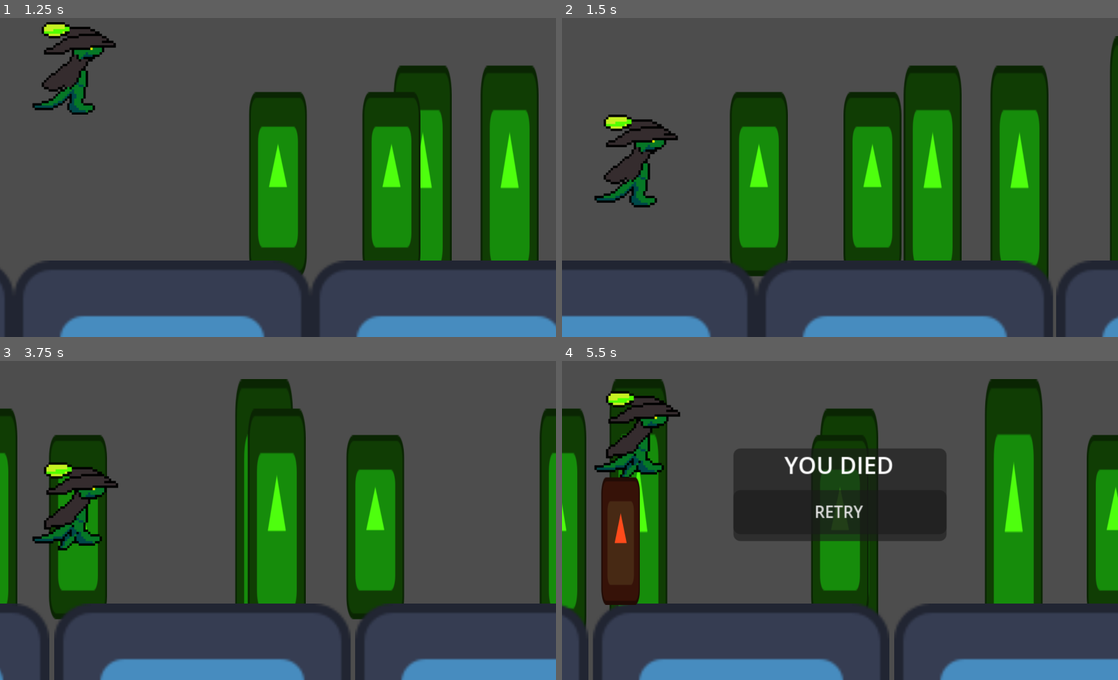
Above: before the commit, frames 1-4 (two rows, left to right).
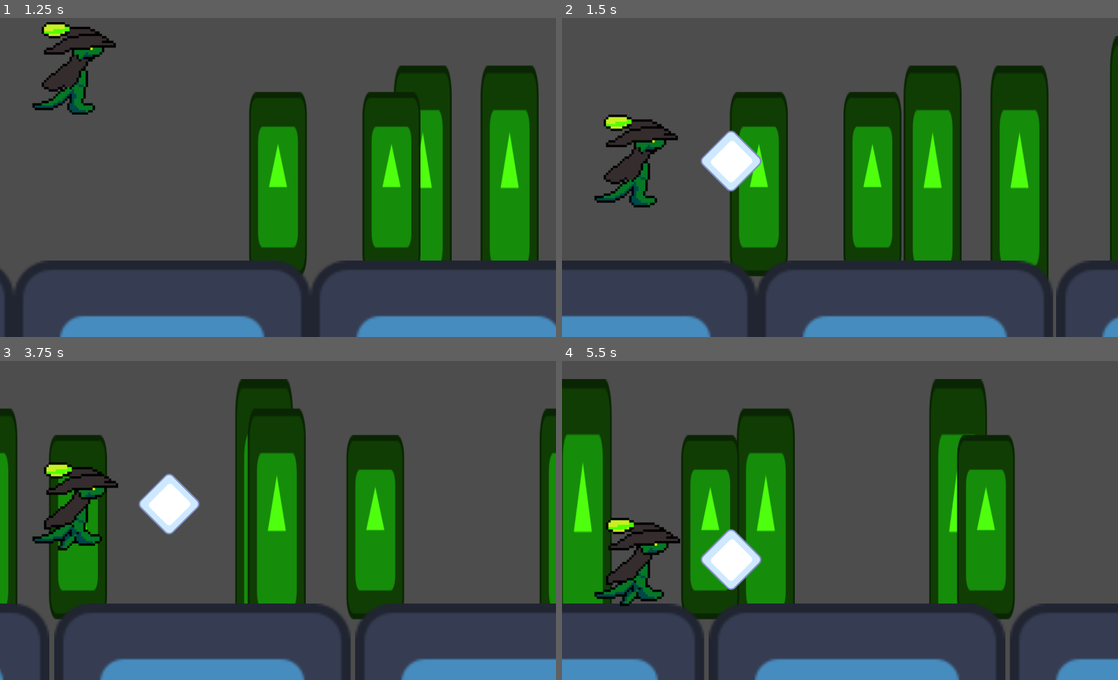
Above: after the commit, the same moments.

Repository: irmozius/UnhingedGekko
Game: Godot game, scene res://game_data/worlds/game_world.tscn
Two runs of this game, one before a commit and one after it. Both use one fixed random seed, a clock stepped at 60 frames per second and the inputs below. The engine's default icon, where the game draws it, is replaced by a stand-in: a white triangle on a blue panel in a dark square.
Inputs:
- Up to frame 1 (1.25 s): tap Space (slash) at 0.6 s; tap Up (jump) at 0.77 s
- Up to frame 2 (1.5 s): tap Space (slash) at 1.35 s
- Up to frame 3 (3.75 s): tap Up (jump) at 1.52, 3.02 s; tap Space (slash) at 2.1, 2.85, 3.6 s
- Up to frame 4 (5.5 s): tap Up (jump) at 3.77, 4.52 s; tap Space (slash) at 4.35, 5.1 s

Frame 1 is identical in both runs. In frame 2, 1.2% of the frame differs, in the area x 24-36%, y 35-55%; in frame 3, 1.2%; in frame 4, 58%, in the area x 0-100%, y 5-100%.

Commit message:
Slash improvements
- reduced hitbox to make it feel more "fair"
- added slash when in air
- added changeable cooldown to slash.

Diff:
--- a/game_data/entities/characters/gekko.gd
+++ b/game_data/entities/characters/gekko.gd
@@ -29,6 +29,14 @@
 
 ## Used to enable/disable floor checking during jump.
 var checking_floor : bool = false
+
+## Slash controls
+@export_group("Slash Settings")
+@export var slash_cooldown_timer : float = 0.7
+@export var slash_duration:float = 0.5
+var slash_on_cooldown: bool = false #This disallows slash on cd
+
+
 
 #region Basic overrides
 
@@ -83,12 +91,23 @@
 ## Initiate slash attack, enabling slash collision briefly
 ## then switching it back off. Also show hit marker.
 func slash():
-	hurtbox_shape.disabled = false
-	hit_marker.show()
-	get_tree().create_timer(0.5).timeout.connect(func():
-		hurtbox_shape.disabled = true
-		hit_marker.hide(),
-		CONNECT_ONE_SHOT)
+
+	if not slash_on_cooldown:
+		print("Player is Slasing")
+		hurtbox_shape.disabled = false
+		hit_marker.show()
+		get_tree().create_timer(slash_duration).timeout.connect(func():
+			hurtbox_shape.disabled = true
+			hit_marker.hide(),
+			CONNECT_ONE_SHOT)
+
+		#cd stuff
+		slash_on_cooldown = true
+		get_tree().create_timer(slash_cooldown_timer).timeout.connect(func():
+			slash_on_cooldown =false
+			)
+	else:
+		print("Slash on cooldown")
 
 ## When hitbox receives a hit, die. Pass through the hurtbox in case we need its data later.
 func _on_hitbox_received_hit(_hurtbox : Hurtbox) -> void:
@@ -149,6 +168,9 @@
 	## Apply gravity and continue moving the ground
 	velocity.y += 900 * delta
 	scroll_ground(delta)
+	##allow slashing mid air
+	if slash_requested:
+		slash()
 	if checking_floor:
 		if is_on_floor():
 			## Leave InAir once on floor
--- a/game_data/entities/characters/gekko.tscn
+++ b/game_data/entities/characters/gekko.tscn
@@ -28,11 +28,12 @@
 [sub_resource type="RectangleShape2D" id="RectangleShape2D_p6orh"]
 size = Vector2(40, 40)
 
-[sub_resource type="RectangleShape2D" id="RectangleShape2D_wtvjg"]
-size = Vector2(40, 40)
+[sub_resource type="CapsuleShape2D" id="CapsuleShape2D_ranni"]
+radius = 5.0
+height = 32.0
 
 [sub_resource type="CircleShape2D" id="CircleShape2D_f3bsu"]
-radius = 14.035668
+radius = 19.0
 
 [node name="Gekko" type="CharacterBody2D" unique_id=1490024415]
 collision_layer = 2
@@ -54,7 +55,8 @@
 collision_mask = 16
 
 [node name="CollisionShape2D" type="CollisionShape2D" parent="Hitbox" unique_id=430464124]
-shape = SubResource("RectangleShape2D_wtvjg")
+position = Vector2(-1, 1)
+shape = SubResource("CapsuleShape2D_ranni")
 
 [node name="Hurtbox" parent="." unique_id=888921601 instance=ExtResource("4_ely7x")]
 position = Vector2(40, 0)
